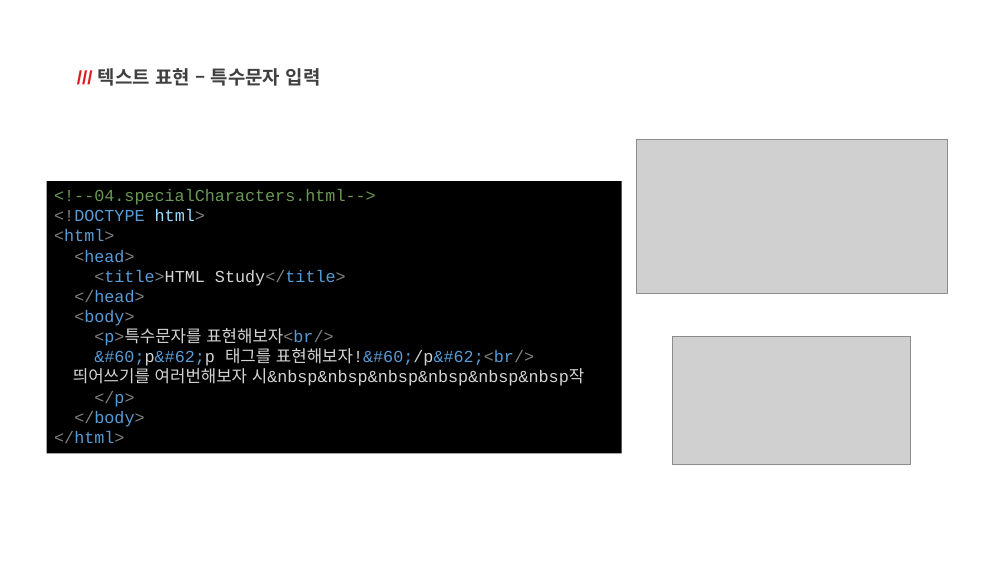
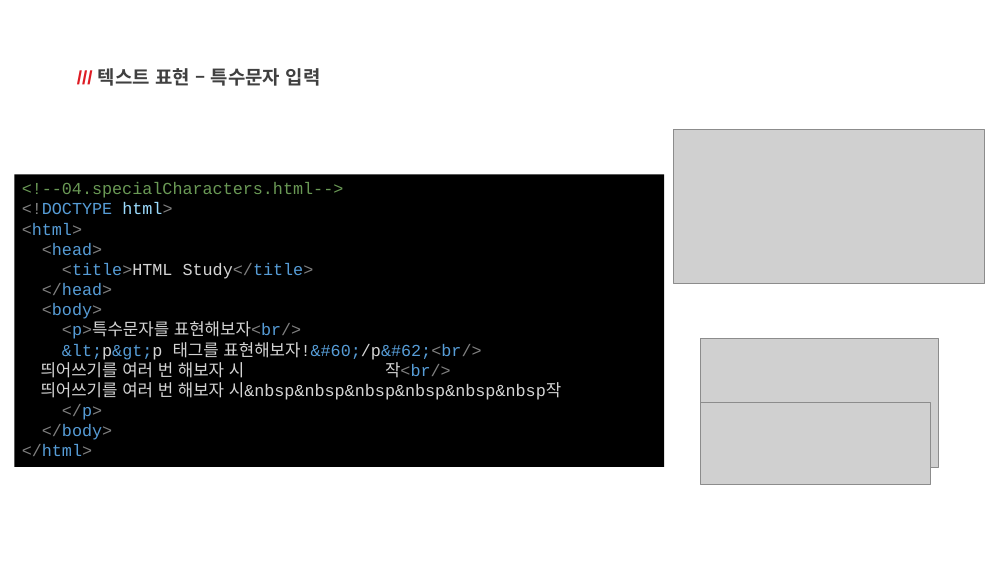
Before and after one commit to jihun92/jbch_web_study, a slide deck: slide 8 of 01.HTML/day01-텍스트의 표현/HTML_01.pptx. Drawn at 1008x567 pixels with LibreOffice and Linux fonts; fonts in the diff are those of the drawing; grey boxes stand for pictures. Boxes give left, top, right and bottom in pixels: in the first picture for what was removed or moved away, otherwise in the second. Text is boxed around its words. In the diff, an @@ line names an element or a change of style, - is before the commit and + after.

```diff
--- a/01.HTML/day01-텍스트의 표현/HTML_01.pptx
+++ b/01.HTML/day01-텍스트의 표현/HTML_01.pptx
@@ picture: place and size @@
-picture at bbox=[636, 140, 947, 294]
+picture at bbox=[674, 129, 985, 284]
@@ rectangle "<!--04.specialCharacters.html-->": place and size @@
-rectangle "<!--04.specialCharacters.html-->" at bbox=[47, 181, 622, 454]
+rectangle "<!--04.specialCharacters.html-->" at bbox=[14, 175, 664, 467]
@@ text in rectangle at bbox=[41, 342, 562, 400]: text changed @@
-&#60;p&#62;p 태그를 표현해보자!&#60;/p&#62;<br/>
-띄어쓰기를 여러번해보자 시&nbsp&nbsp&nbsp&nbsp&nbsp&nbsp작
+&lt;p&gt;p 태그를 표현해보자!&#60;/p&#62;<br/>
+띄어쓰기를 여러 번 해보자 시 작<br/>
+띄어쓰기를 여러 번 해보자 시&nbsp&nbsp&nbsp&nbsp&nbsp&nbsp작
@@ picture: place and size @@
-picture at bbox=[673, 337, 911, 465]
+picture at bbox=[701, 339, 939, 467]
@@ picture added at bbox=[701, 403, 931, 485] @@
```
Also in this commit, not shown: 2 other slides changed, 1 other file.
